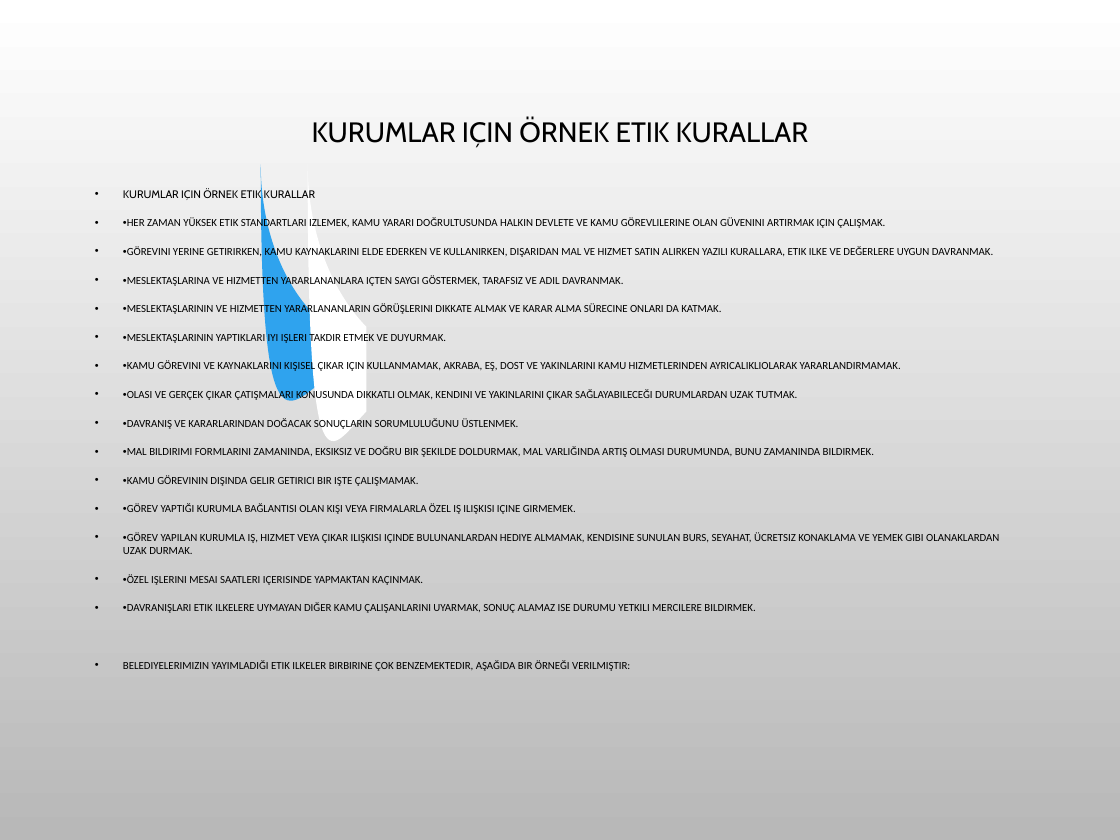
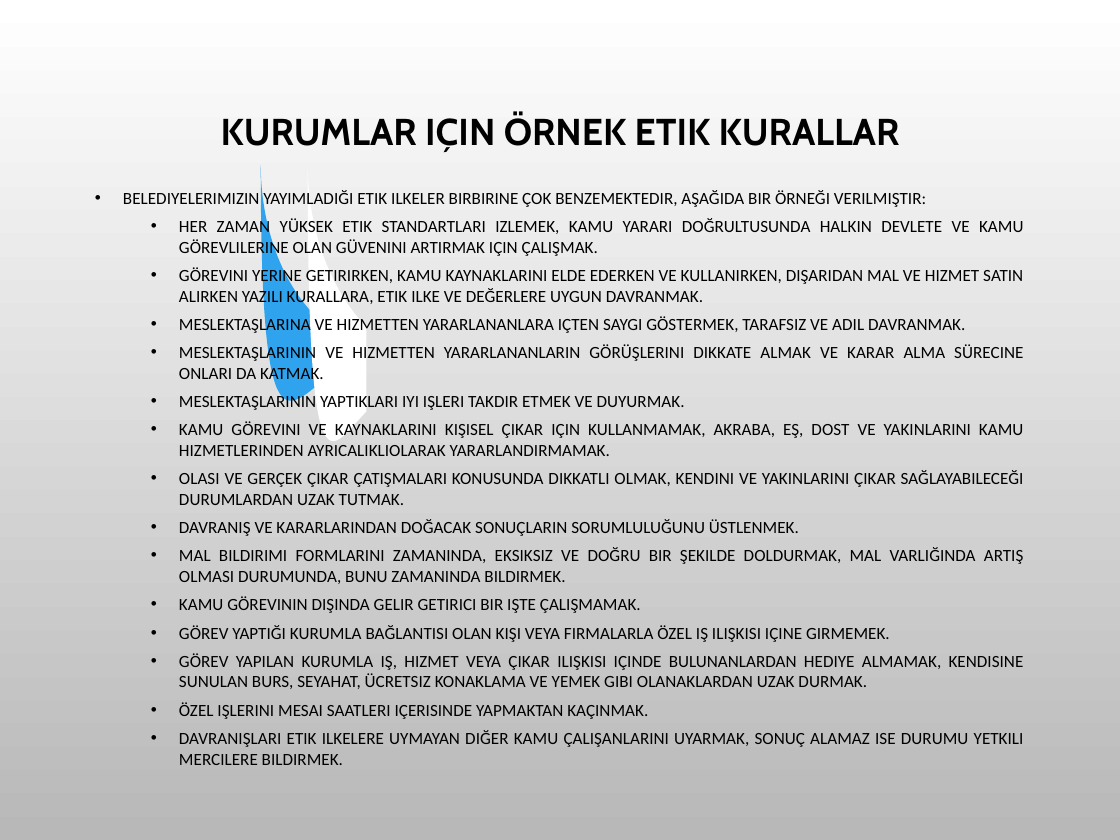
Before and after one commit to SevdanurGENC/20-21-Lecture-Notes, a slide deck: slide 13 of Bilişim Etiği ve Hukuku/9. Bolum - Meslek Etigi.ppt. Drawn at 1120x840 pixels with LibreOffice and Linux fonts; fonts in the diff are those of the drawing; background and template pictures are left out. Boxes give left, top, right and bottom in pixels: in the first picture for what was removed or moved away, otherwise in the second. Text is boxed around its words. In the diff, an @@ line names an element or a change of style, - is before the commit and + after.

```diff
--- a/Bilişim Etiği ve Hukuku/9. Bolum - Meslek Etigi.ppt
+++ b/Bilişim Etiği ve Hukuku/9. Bolum - Meslek Etigi.ppt
@@ title "KURUMLAR IÇIN ÖRNEK ETIK KURALLAR" at [221, 113, 900, 152]: size 18 to 24 pt, bold on @@
@@ text at [123, 189, 999, 613]: paragraphs removed @@
-• KURUMLAR IÇIN ÖRNEK ETIK KURALLAR
-• •HER ZAMAN YÜKSEK ETIK STANDARTLARI IZLEMEK, KAMU YARARI DOĞRULTUSUNDA HALKIN DEVLETE VE KAMU GÖREVLILERINE OLAN GÜVENINI ARTIRMAK IÇIN ÇALIŞMAK.
-• •GÖREVINI YERINE GETIRIRKEN, KAMU KAYNAKLARINI ELDE EDERKEN VE KULLANIRKEN, DIŞARIDAN MAL VE HIZMET SATIN ALIRKEN YAZILI KURALLARA, ETIK ILKE VE DEĞERLERE UYGUN DAVRANMAK.
-• •MESLEKTAŞLARINA VE HIZMETTEN YARARLANANLARA IÇTEN SAYGI GÖSTERMEK, TARAFSIZ VE ADIL DAVRANMAK.
-• •MESLEKTAŞLARININ VE HIZMETTEN YARARLANANLARIN GÖRÜŞLERINI DIKKATE ALMAK VE KARAR ALMA SÜRECINE ONLARI DA KATMAK.
-• •MESLEKTAŞLARININ YAPTIKLARI IYI IŞLERI TAKDIR ETMEK VE DUYURMAK.
-• •KAMU GÖREVINI VE KAYNAKLARINI KIŞISEL ÇIKAR IÇIN KULLANMAMAK, AKRABA, EŞ, DOST VE YAKINLARINI KAMU HIZMETLERINDEN AYRICALIKLIOLARAK YARARLANDIRMAMAK.
-• •OLASI VE GERÇEK ÇIKAR ÇATIŞMALARI KONUSUNDA DIKKATLI OLMAK, KENDINI VE YAKINLARINI ÇIKAR SAĞLAYABILECEĞI DURUMLARDAN UZAK TUTMAK.
-• •DAVRANIŞ VE KARARLARINDAN DOĞACAK SONUÇLARIN SORUMLULUĞUNU ÜSTLENMEK.
-• •MAL BILDIRIMI FORMLARINI ZAMANINDA, EKSIKSIZ VE DOĞRU BIR ŞEKILDE DOLDURMAK, MAL VARLIĞINDA ARTIŞ OLMASI DURUMUNDA, BUNU ZAMANINDA BILDIRMEK.
-• •KAMU GÖREVININ DIŞINDA GELIR GETIRICI BIR IŞTE ÇALIŞMAMAK.
-• •GÖREV YAPTIĞI KURUMLA BAĞLANTISI OLAN KIŞI VEYA FIRMALARLA ÖZEL IŞ ILIŞKISI IÇINE GIRMEMEK.
-• •GÖREV YAPILAN KURUMLA IŞ, HIZMET VEYA ÇIKAR ILIŞKISI IÇINDE BULUNANLARDAN HEDIYE ALMAMAK, KENDISINE SUNULAN BURS, SEYAHAT, ÜCRETSIZ KONAKLAMA VE YEMEK GIBI OLANAKLARDAN UZAK DURMAK.
-• •ÖZEL IŞLERINI MESAI SAATLERI IÇERISINDE YAPMAKTAN KAÇINMAK.
-• •DAVRANIŞLARI ETIK ILKELERE UYMAYAN DIĞER KAMU ÇALIŞANLARINI UYARMAK, SONUÇ ALAMAZ ISE DURUMU YETKILI MERCILERE BILDIRMEK.
@@ text at [123, 190, 926, 209]: size 7 to 11 pt in "BELEDIYELERIMIZIN YAYIMLADIĞI ETIK ILKELER BIRBIRINE ÇOK BEN ..."; alignment left to justified @@
@@ text at [179, 218, 1024, 765]: paragraphs added @@
+  • HER ZAMAN YÜKSEK ETIK STANDARTLARI IZLEMEK, KAMU YARARI DOĞRULTUSUNDA HALKIN DEVLETE VE KAMU GÖREVLILERINE OLAN GÜVENINI ARTIRMAK IÇIN ÇALIŞMAK.
+  • GÖREVINI YERINE GETIRIRKEN, KAMU KAYNAKLARINI ELDE EDERKEN VE KULLANIRKEN, DIŞARIDAN MAL VE HIZMET SATIN ALIRKEN YAZILI KURALLARA, ETIK ILKE VE DEĞERLERE UYGUN DAVRANMAK.
+  • MESLEKTAŞLARINA VE HIZMETTEN YARARLANANLARA IÇTEN SAYGI GÖSTERMEK, TARAFSIZ VE ADIL DAVRANMAK.
+  • MESLEKTAŞLARININ VE HIZMETTEN YARARLANANLARIN GÖRÜŞLERINI DIKKATE ALMAK VE KARAR ALMA SÜRECINE ONLARI DA KATMAK.
+  • MESLEKTAŞLARININ YAPTIKLARI IYI IŞLERI TAKDIR ETMEK VE DUYURMAK.
+  • KAMU GÖREVINI VE KAYNAKLARINI KIŞISEL ÇIKAR IÇIN KULLANMAMAK, AKRABA, EŞ, DOST VE YAKINLARINI KAMU HIZMETLERINDEN AYRICALIKLIOLARAK YARARLANDIRMAMAK.
+  • OLASI VE GERÇEK ÇIKAR ÇATIŞMALARI KONUSUNDA DIKKATLI OLMAK, KENDINI VE YAKINLARINI ÇIKAR SAĞLAYABILECEĞI DURUMLARDAN UZAK TUTMAK.
+  • DAVRANIŞ VE KARARLARINDAN DOĞACAK SONUÇLARIN SORUMLULUĞUNU ÜSTLENMEK.
+  • MAL BILDIRIMI FORMLARINI ZAMANINDA, EKSIKSIZ VE DOĞRU BIR ŞEKILDE DOLDURMAK, MAL VARLIĞINDA ARTIŞ OLMASI DURUMUNDA, BUNU ZAMANINDA BILDIRMEK.
+  • KAMU GÖREVININ DIŞINDA GELIR GETIRICI BIR IŞTE ÇALIŞMAMAK.
+  • GÖREV YAPTIĞI KURUMLA BAĞLANTISI OLAN KIŞI VEYA FIRMALARLA ÖZEL IŞ ILIŞKISI IÇINE GIRMEMEK.
+  • GÖREV YAPILAN KURUMLA IŞ, HIZMET VEYA ÇIKAR ILIŞKISI IÇINDE BULUNANLARDAN HEDIYE ALMAMAK, KENDISINE SUNULAN BURS, SEYAHAT, ÜCRETSIZ KONAKLAMA VE YEMEK GIBI OLANAKLARDAN UZAK DURMAK.
+  • ÖZEL IŞLERINI MESAI SAATLERI IÇERISINDE YAPMAKTAN KAÇINMAK.
+  • DAVRANIŞLARI ETIK ILKELERE UYMAYAN DIĞER KAMU ÇALIŞANLARINI UYARMAK, SONUÇ ALAMAZ ISE DURUMU YETKILI MERCILERE BILDIRMEK.
```
Also in this commit, not shown: 30 other slides changed, 9 other files.
